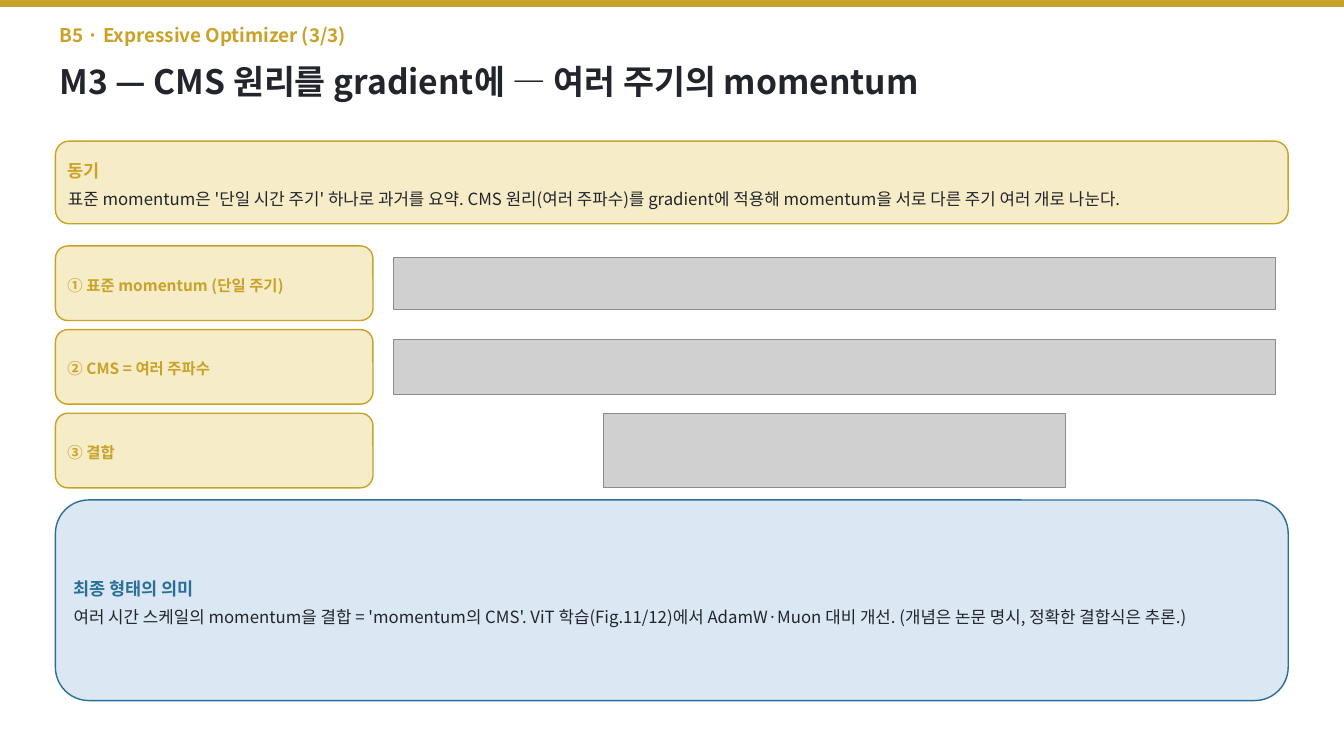
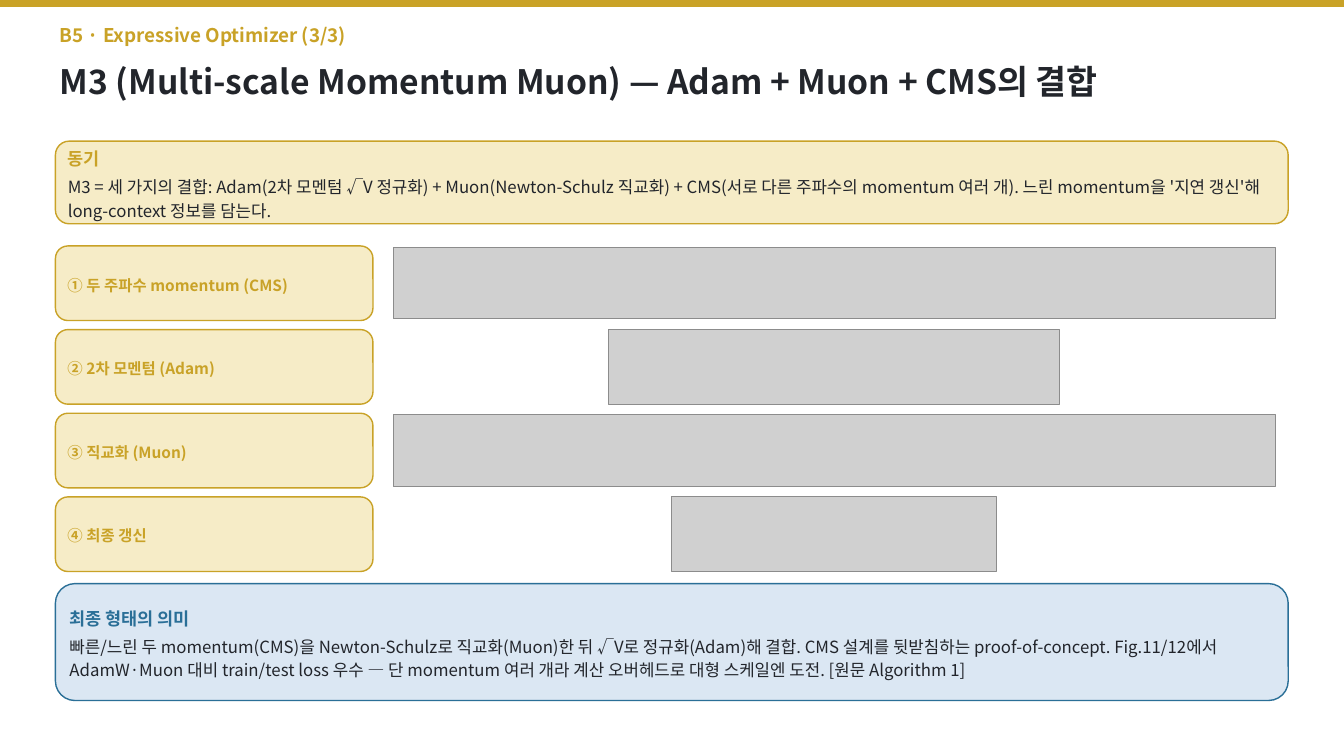
Before and after one commit to jimmylegendary/neural-memory-study, a slide deck: slide 62 of seminar/TTT-seminar.pptx. Drawn at 1344x756 pixels with LibreOffice and Linux fonts; fonts in the diff are those of the drawing; grey boxes stand for pictures. Boxes give left, top, right and bottom in pixels: in the first picture for what was removed or moved away, otherwise in the second. Text is boxed around its words. In the diff, an @@ line names an element or a change of style, - is before the commit and + after.

```diff
--- a/seminar/TTT-seminar.pptx
+++ b/seminar/TTT-seminar.pptx
@@ text at [60, 65, 1098, 101]: text changed @@
-M3 — CMS 원리를 gradient에 — 여러 주기의 momentum
+M3 (Multi-scale Momentum Muon) — Adam + Muon + CMS의 결합
@@ text in rounded rectangle at [68, 178, 1260, 221]: text changed @@
-표준 momentum은 '단일 시간 주기' 하나로 과거를 요약. CMS 원리(여러 주파수)를 gradient에 적용해 momentum을 서로 다른 주기 여러 개로 나눈다.
+M3 = 세 가지의 결합: Adam(2차 모멘텀 √V 정규화) + Muon(Newton-Schulz 직교화) + CMS(서로 다른 주파수의 momentum 여러 개). 느린 momentum을 '지연 갱신'해 long-context 정보를 담는다.
@@ picture: place and size @@
-picture at [393, 257, 1275, 310]
+picture at [393, 248, 1275, 320]
@@ text in rounded rectangle at [67, 278, 288, 294]: text changed @@
-① 표준 momentum (단일 주기)
+① 두 주파수 momentum (CMS)
@@ picture: place and size @@
-picture at [393, 340, 1275, 395]
+picture at [608, 330, 1060, 404]
@@ text in rounded rectangle at [67, 361, 214, 377]: text changed @@
-② CMS = 여러 주파수
+② 2차 모멘텀 (Adam)
@@ picture: place and size @@
-picture at [603, 413, 1065, 488]
+picture at [393, 414, 1275, 487]
@@ text in rounded rectangle at [67, 445, 187, 461]: text changed @@
-③ 결합
+③ 직교화 (Muon)
@@ rounded rectangle "④ 최종 갱신": place and size @@
-rounded rectangle "④ 최종 갱신" at [55, 500, 1289, 701]
+rounded rectangle "④ 최종 갱신" at [55, 497, 373, 572]
@@ rounded rectangle "④ 최종 갱신" at [55, 497, 373, 572]: fill #DBE7F3 to #F6ECC7; outline #2A6F97 1 pt to #C9A227 1 pt @@
@@ picture added at [671, 497, 996, 572] @@
@@ text in rounded rectangle at [67, 528, 146, 543]: text changed; size 12 to 11 pt; text colour #22252B to #C9A227; bold on @@
-최종 형태의 의미
-여러 시간 스케일의 momentum을 결합 = 'momentum의 CMS'. ViT 학습(Fig.11/12)에서 AdamW·Muon 대비 개선. (개념은 논문 명시, 정확한 결합식은 추론.)
+④ 최종 갱신
@@ rounded rectangle added at [55, 584, 1289, 701], fill #DBE7F3, outline #2A6F97 1 pt, 12 pt, text #22252B @@
+최종 형태의 의미
+빠른/느린 두 momentum(CMS)을 Newton-Schulz로 직교화(Muon)한 뒤 √V로 정규화(Adam)해 결합. CMS 설계를 뒷받침하는 proof-of-concept. Fig.11/12에서 AdamW·Muon 대비 train/test loss 우수 — 단 momentum 여러 개라 계산 오버헤드로 대형 스케일엔 도전. [원문 Algorithm 1]
```
Also in this commit, not shown: 10 other slides changed, 2 other files.
